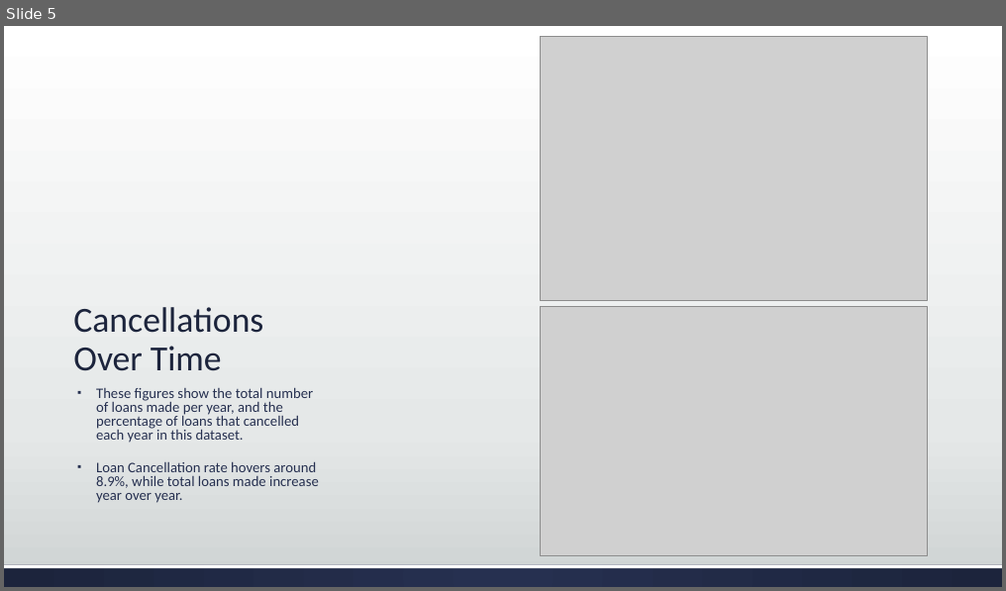
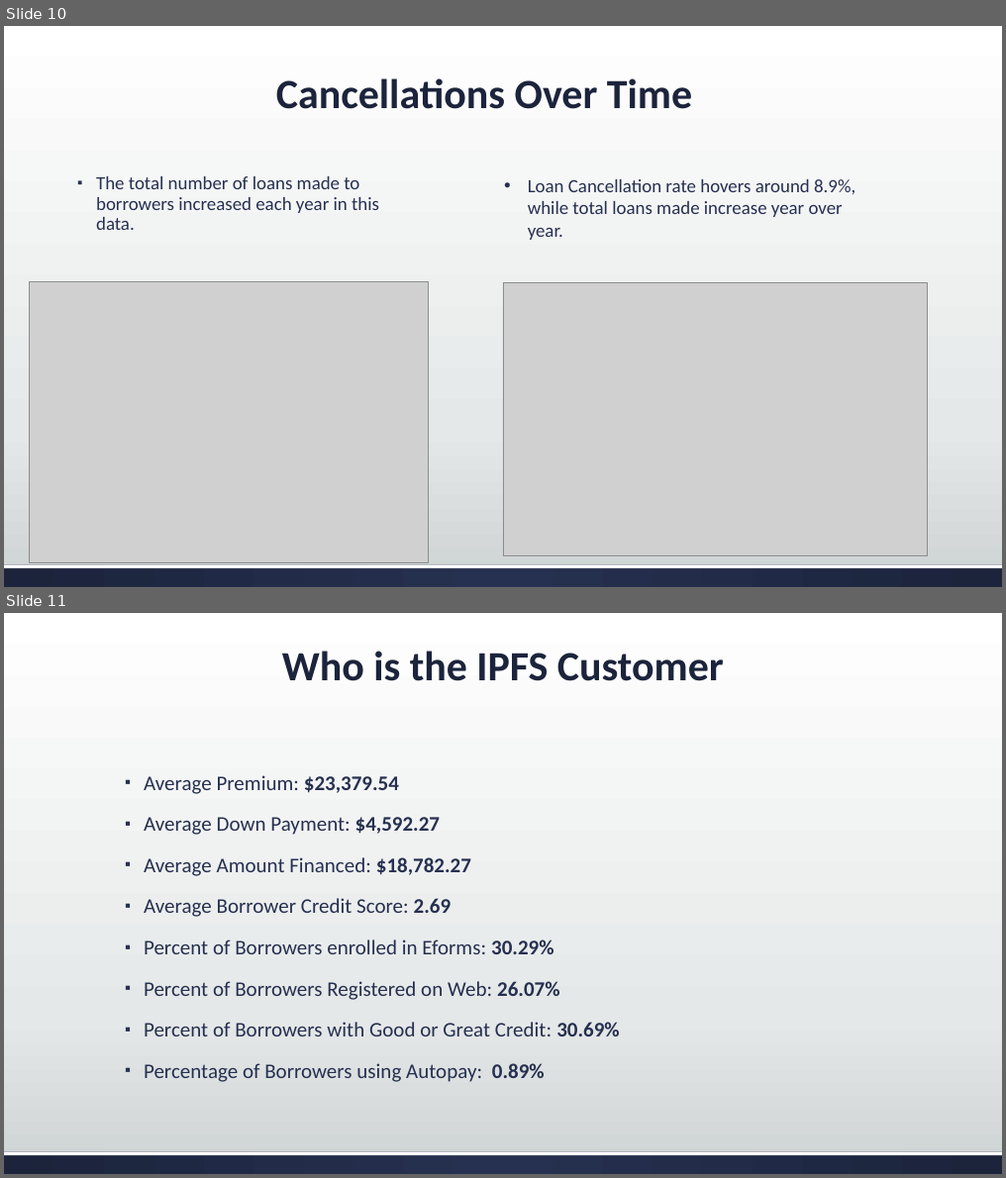
Before and after one commit to ericvan1325/IPFS-Analytics-Competiton, a slide deck: IPFS Analytics.pptx. Shown one above the other, each under a label of ours: slide 5 before the commit, slides 10 and 11 after it. The pictures are 1006x591 and 1006x1178 pixels, drawn with LibreOffice and Linux fonts; fonts in the diff are those of the drawing; grey boxes stand for pictures. Boxes give left, top, right and bottom in pixels: in the first picture for what was removed or moved away, otherwise in the second. Text is boxed around its words. In the diff, an @@ line names an element or a change of style, - is before the commit and + after.

```diff
--- a/IPFS Analytics.pptx
+++ b/IPFS Analytics.pptx
@@ slide 11 added at box(4, 613, 1002, 1174), background gradient #FFFFFF to #E5E8E8 to #CDD2D2; not listed: 2 template elements that a slide beside it also shows @@
@@ title added at box(282, 651, 724, 681), 40 pt, text #1D243C, bold @@
+Who is the IPFS Customer
@@ text added at box(144, 775, 620, 1082), 20 pt, text #263050 @@
+▪ Average Premium: $23,379.54
+▪ Average Down Payment: $4,592.27
+▪ Average Amount Financed: $18,782.27
+▪ Average Borrower Credit Score: 2.69
+▪ Percent of Borrowers enrolled in Eforms: 30.29%
+▪ Percent of Borrowers Registered on Web: 26.07%
+▪ Percent of Borrowers with Good or Great Credit: 30.69%
+▪ Percentage of Borrowers using Autopay: 0.89%
@@ what was slide 5 is now slide 10 @@
@@ slide 10 changed as well @@
@@ title "Cancellations Over Time": place and size @@
-title "Cancellations Over Time" at box(73, 307, 263, 372)
+title "Cancellations Over Time" at box(276, 78, 692, 109)
@@ title "Cancellations Over Time" at box(276, 78, 692, 109): size 34 to 40 pt, bold on; alignment left to centre @@
@@ text at box(96, 176, 379, 230): text changed; size 14 to 18 pt @@
-▪ These figures show the total number of loans made per year, and the percentage of loans that cancelled each year in this dataset.
-▪ Loan Cancellation rate hovers around 8.9%, while total loans made increase year over year.
+▪ The total number of loans made to borrowers increased each year in this data.
@@ text added at box(528, 179, 855, 240), 18 pt, text #263050 @@
+• Loan Cancellation rate hovers around 8.9%, while total loans made increase year over year.
@@ picture: place and size @@
-picture at box(541, 37, 928, 300)
+picture at box(29, 282, 428, 564)
@@ picture: place and size @@
-picture at box(541, 307, 928, 556)
+picture at box(503, 282, 928, 557)
```
Also in this commit, not shown: 10 other slides changed, 22 other slides added, 6 slides removed.
